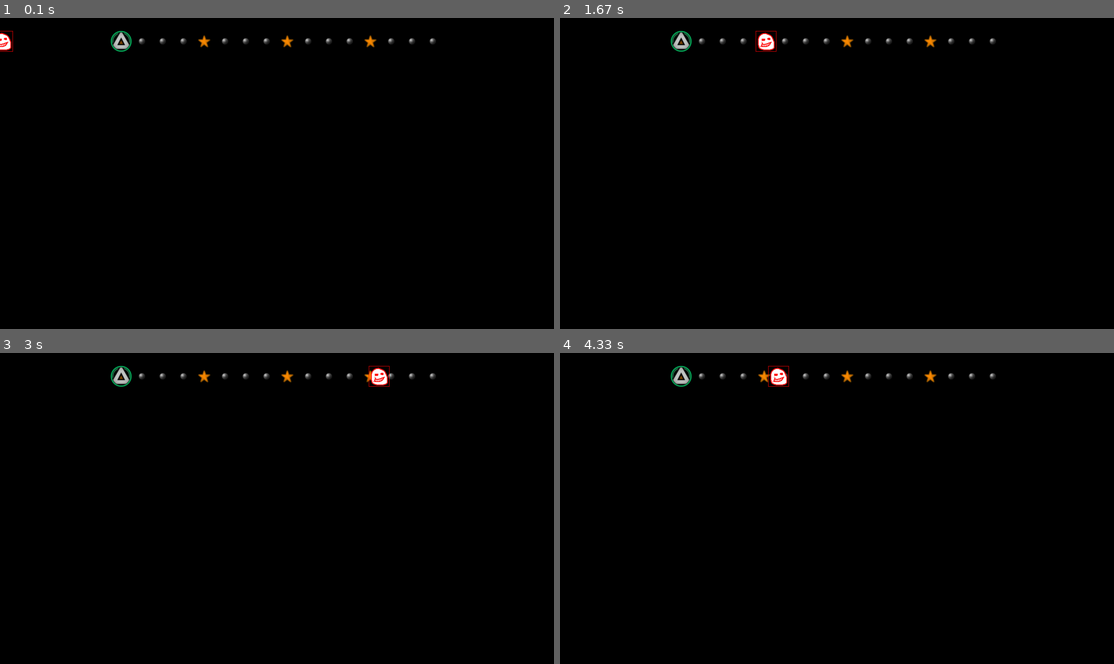
Above: before the commit, frames 1-4 (two rows, left to right).
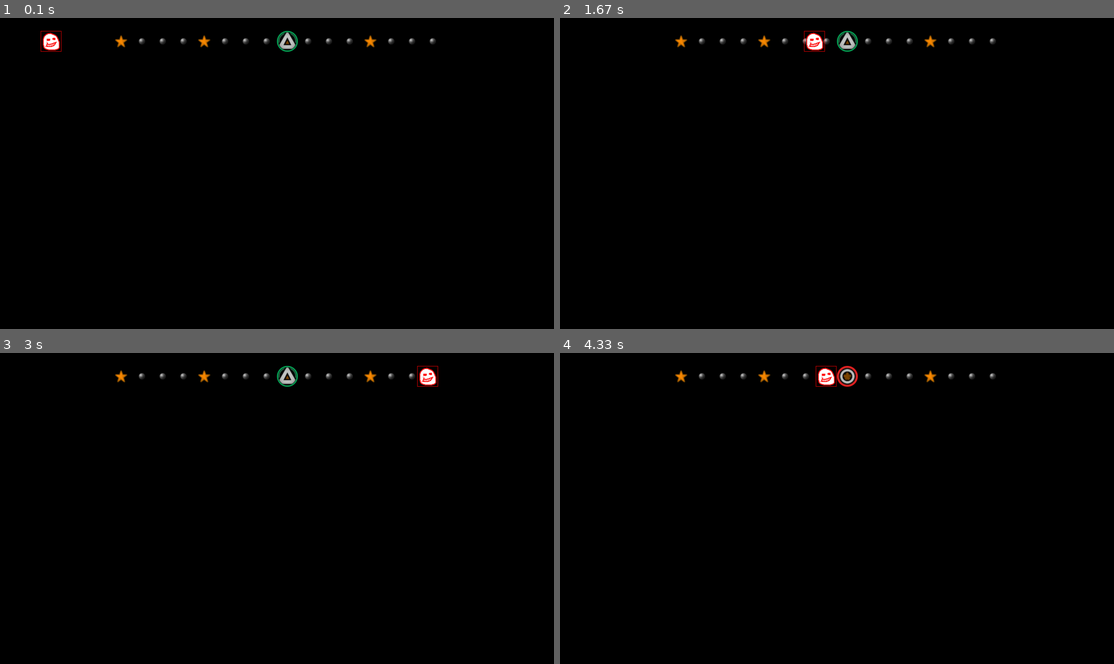
Above: after the commit, the same moments.

Repository: person6423/RapperProject
Game: LÖVE game, started from main.lua
Same seed, same stepped clock (60 frames per second), same inputs: the game is played once before the commit and once after it.
Inputs:
- Up to frame 1 (0.1 s): no input
- Up to frame 2 (1.67 s): no input
- Up to frame 3 (3 s): no input
- Up to frame 4 (4.33 s): no input

The runs differ from the first frame. In frame 1, 0.7% of the frame differs, in the area x 0-54%, y 4-11%; in frame 2, 0.8%, in the area x 20-54%, y 4-11%; in frame 3, 0.8%; in frame 4, 0.8%.

Commit message:
Count chart bars

Diff:
--- a/main.lua
+++ b/main.lua
@@ -3,8 +3,9 @@
 ChartIconSize = 48
 ChartLength = 16
 ChartXPosition, ChartYPosition = (1280 - (ChartIconSize * ChartLength)) / 2, 30
+ChartBar = 0
 
-PlayerPosX = -ChartIconSize
+PlayerPosX = ChartXPosition - (ChartIconSize * 4)
 
 function love.load()
     love.graphics.setDefaultFilter("linear", "linear")
--- a/source/gameplay/Chart.lua
+++ b/source/gameplay/Chart.lua
@@ -17,7 +17,7 @@
         love.graphics.draw(ImagesChartIcons, ClipToUse, Chart.getChartIconPixelX(i), ChartYPosition)
     end
 
-    love.graphics.draw(ImagesChartIcons, chartIconsSliced[1], Chart.getChartIconPixelX(0), ChartYPosition)
+    love.graphics.draw(ImagesChartIcons, chartIconsSliced[ChartBar + 1], Chart.getChartIconPixelX(8), ChartYPosition)
 end
 
 return Chart
--- a/source/gameplay/Rapper.lua
+++ b/source/gameplay/Rapper.lua
@@ -8,6 +8,10 @@
     PlayerPosX = PlayerPosX + 5
     if PlayerPosX > ChartXPosition + ChartIconSize * ChartLength then
         PlayerPosX = ChartXPosition
+        ChartBar = ChartBar + 1
+        if ChartBar > 5 then
+            ChartBar = 0
+        end
     end
 end
 
